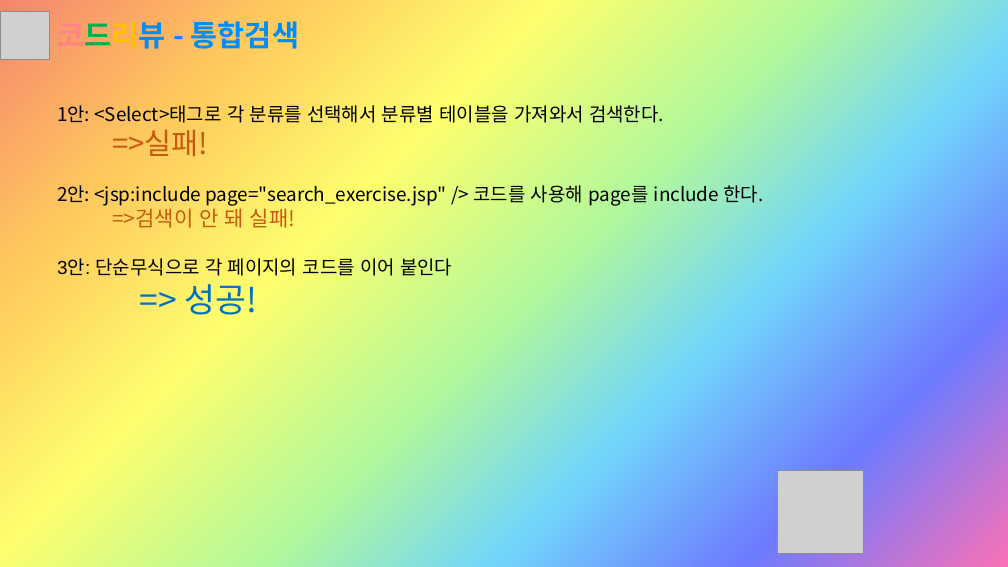
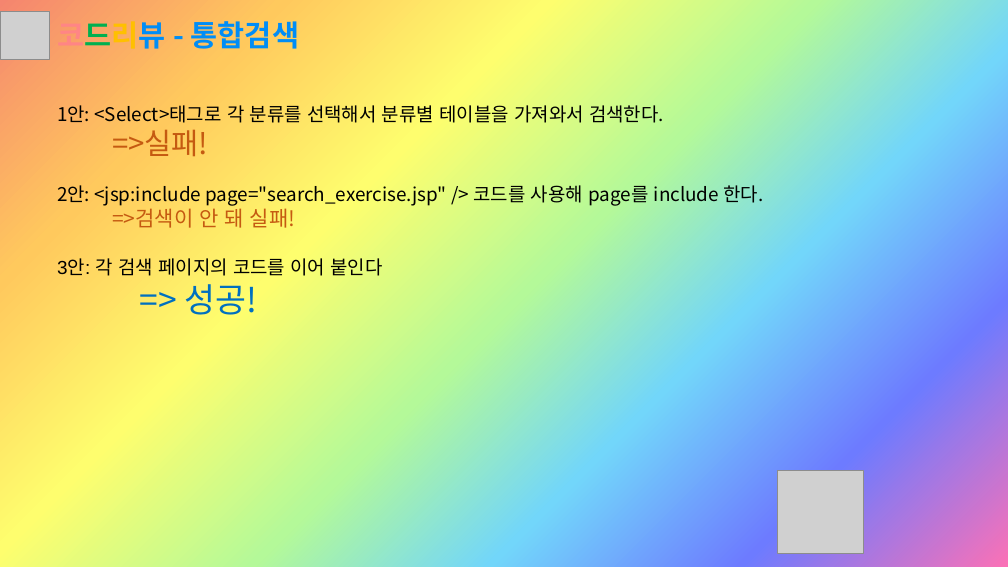
Before and after one commit to Sujin-Lim/DB-Project2, a slide deck: slide 23 of Button.pptx (slide 22 before the commit). Drawn at 1008x567 pixels with LibreOffice and Linux fonts; fonts in the diff are those of the drawing; grey boxes stand for pictures. Boxes give left, top, right and bottom in pixels: in the first picture for what was removed or moved away, otherwise in the second. Text is boxed around its words. In the diff, an @@ line names an element or a change of style, - is before the commit and + after.

```diff
--- a/Button.pptx
+++ b/Button.pptx
@@ text at [57, 258, 383, 276]: text changed @@
-3안: 단순무식으로 각 페이지의 코드를 이어 붙인다
+3안: 각 검색 페이지의 코드를 이어 붙인다
```
Also in this commit, not shown: 1 slide added.
